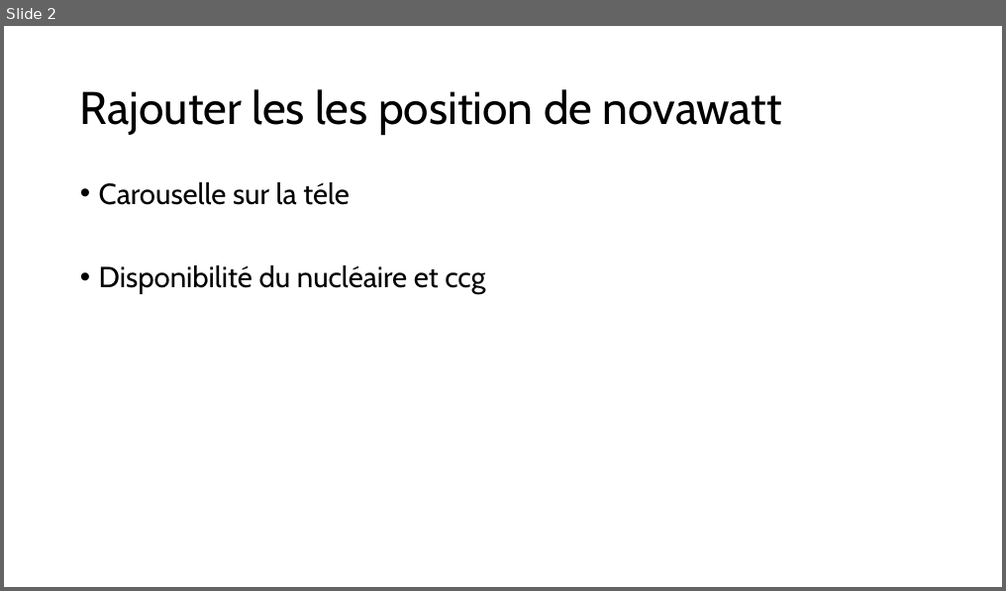
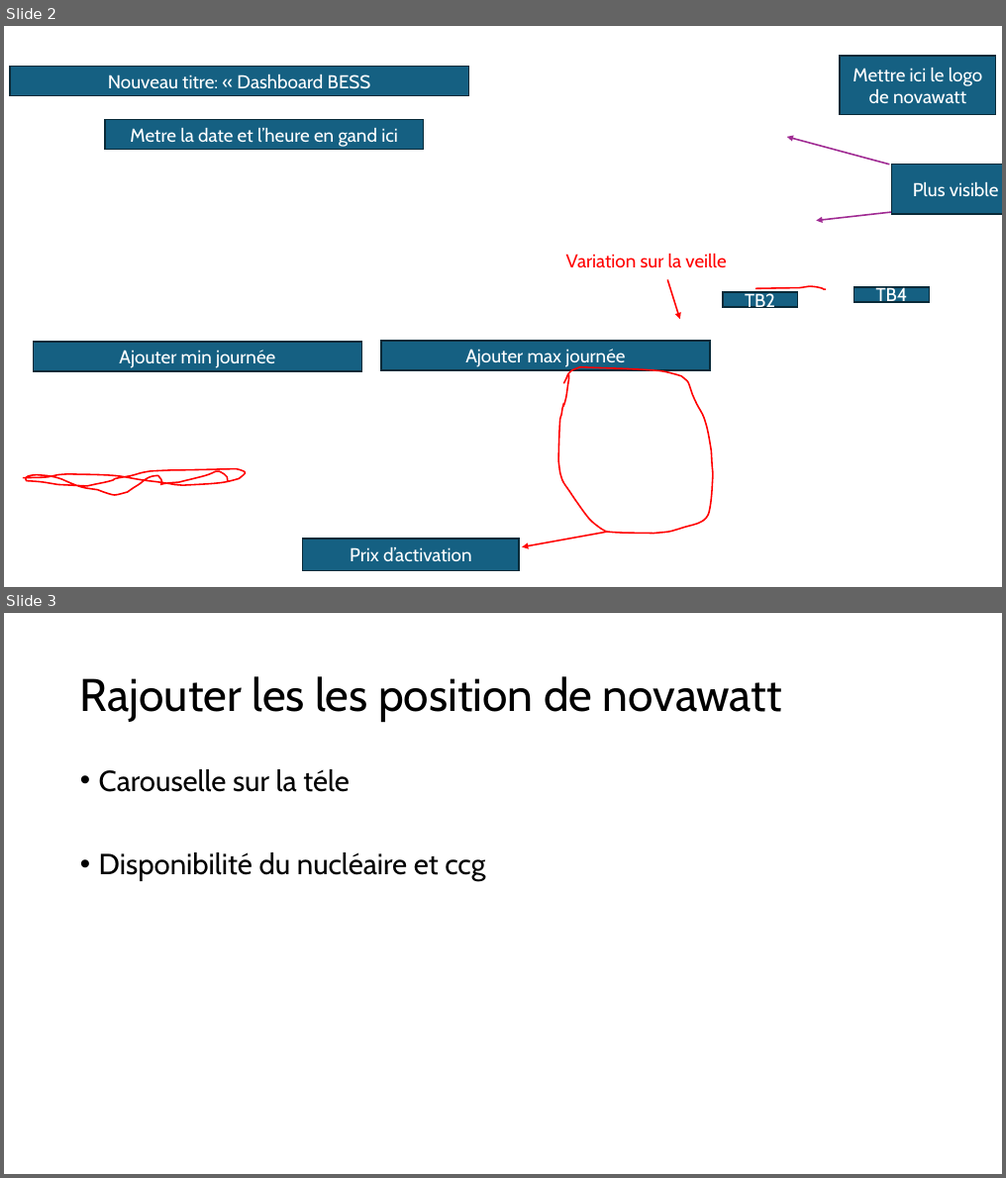
Before and after one commit to clemNova/affichage-donnees, a slide deck: preprod dashboard.pptx. Shown one above the other, each under a label of ours: slide 2 before the commit, slides 2 and 3 after it. The pictures are 1006x591 and 1006x1178 pixels, drawn with LibreOffice and Linux fonts; fonts in the diff are those of the drawing; background and template pictures are left out. Boxes give left, top, right and bottom in pixels: in the first picture for what was removed or moved away, otherwise in the second. Text is boxed around its words. In the diff, an @@ line names an element or a change of style, - is before the commit and + after.

Commit message:
détaille dashboard et logo

```diff
--- a/preprod dashboard.pptx
+++ b/preprod dashboard.pptx
@@ slide 2 added at (4, 26, 1002, 587), background picture (left out) @@
@@ rectangle added at (10, 66, 469, 95), fill #156082, outline #092A39 1.5 pt, 18 pt, text #FFFFFF @@
+Nouveau titre: « Dashboard BESS
@@ rectangle added at (841, 56, 996, 115), fill #156082, outline #092A39 1.5 pt, 18 pt, text #FFFFFF @@
+Mettre ici le logo de novawatt
@@ rectangle added at (105, 120, 423, 150), fill #156082, outline #092A39 1.5 pt, 18 pt, text #FFFFFF @@
+Metre la date et l’heure en gand ici
@@ arrow added from (890, 165) to (787, 137), #A02B93 1.5 pt @@
@@ rectangle added at (892, 164, 1002, 214), fill #156082, outline #092A39 1.5 pt, 18 pt, text #FFFFFF @@
+Plus visible
@@ arrow added from (891, 212) to (816, 221), #A02B93 1.5 pt @@
@@ text added at (566, 253, 726, 269), 18 pt, text #FF0000 @@
+Variation sur la veille
@@ arrow added from (668, 279) to (680, 319), #FF0000 1.5 pt @@
@@ rectangle added at (723, 292, 798, 307), fill #156082, outline #092A39 1.5 pt, 18 pt, text #FFFFFF @@
+TB2
@@ freeform shape added at (755, 286, 826, 289), outline #FF0000 1.5 pt @@
@@ rectangle added at (854, 287, 930, 302), fill #156082, outline #092A39 1.5 pt, 18 pt, text #FFFFFF @@
+TB4
@@ rectangle added at (33, 342, 361, 372), fill #156082, outline #092A39 1.5 pt, 18 pt, text #FFFFFF @@
+Ajouter min journée
@@ rectangle added at (381, 341, 710, 372), fill #156082, outline #092A39 1.5 pt, 18 pt, text #FFFFFF @@
+Ajouter max journée
@@ freeform shape added at (558, 368, 713, 534), outline #FF0000 1.5 pt @@
@@ freeform shape added at (23, 470, 245, 495), outline #FF0000 1.5 pt @@
@@ rectangle added at (303, 539, 519, 571), fill #156082, outline #092A39 1.5 pt, 18 pt, text #FFFFFF @@
+Prix d’activation
@@ arrow added from (607, 532) to (522, 548), #FF0000 1.5 pt @@
@@ what was slide 2 is now slide 3 @@
```
Also in this commit, not shown: 7 other files.
